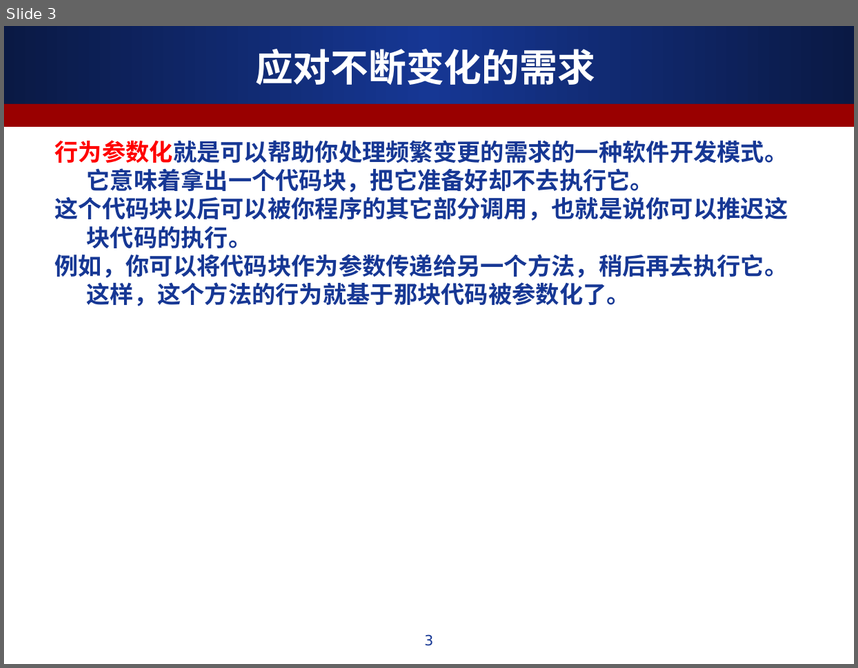
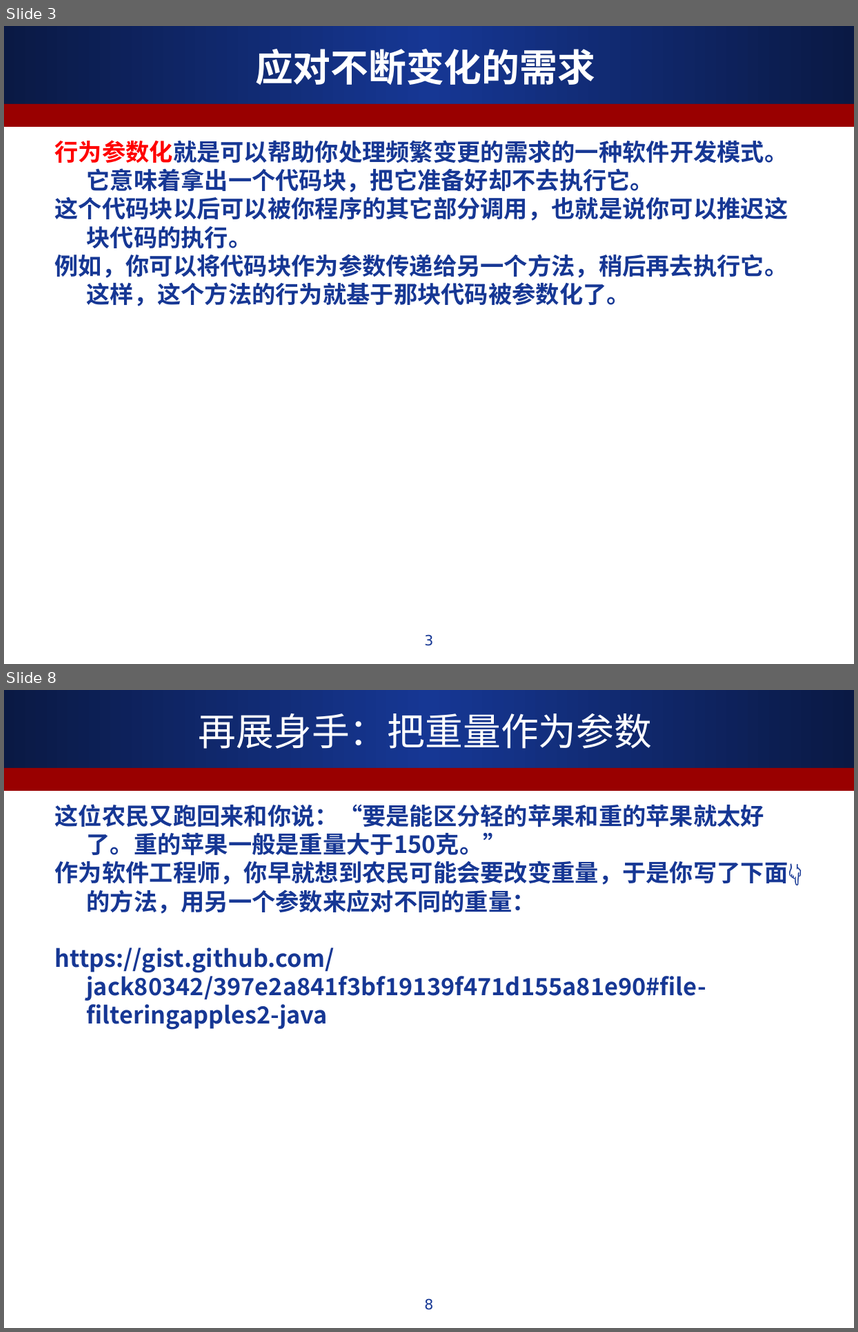
Before and after one commit to ALiberInc/Training, a slide deck: Java8NewFeature/第一章_通过行为参数化传递代码.ppt. Shown one above the other, each under a label of ours: slide 3 before the commit, slides 3 and 8 after it; the slides between them are not shown. The pictures are 858x668 and 858x1332 pixels, drawn with LibreOffice and Linux fonts; fonts in the diff are those of the drawing. Boxes give left, top, right and bottom in pixels: in the first picture for what was removed or moved away, otherwise in the second. Text is boxed around its words. In the diff, an @@ line names an element or a change of style, - is before the commit and + after.

```diff
--- a/Java8NewFeature/第一章_通过行为参数化传递代码.ppt
+++ b/Java8NewFeature/第一章_通过行为参数化传递代码.ppt
@@ slide 8 added at box(4, 690, 854, 1328), background #FFFFFF; not listed: 2 template elements that a slide beside it also shows @@
@@ title added at box(199, 713, 652, 749), 32 pt, text #FFFFFF @@
+再展身手：把重量作为参数
@@ text added at box(55, 804, 802, 1029), 20 pt, text #163794, bold @@
+这位农民又跑回来和你说：“要是能区分轻的苹果和重的苹果就太好了。重的苹果一般是重量大于150克。”
+作为软件工程师，你早就想到农民可能会要改变重量，于是你写了下面👇的方法，用另一个参数来应对不同的重量：
+https://gist.github.com/jack80342/397e2a841f3bf19139f471d155a81e90#file-filteringapples2-java
@@ page number added at box(424, 1298, 433, 1310), 12 pt, text #163794 @@
+8
```
Also in this commit, not shown: 2 slides changed, 8 other slides added.
